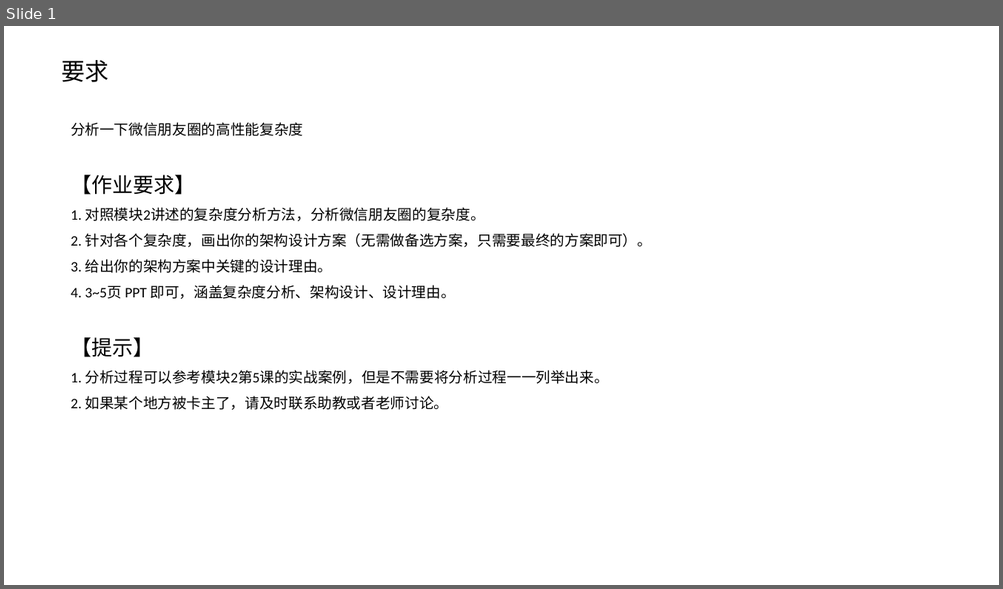
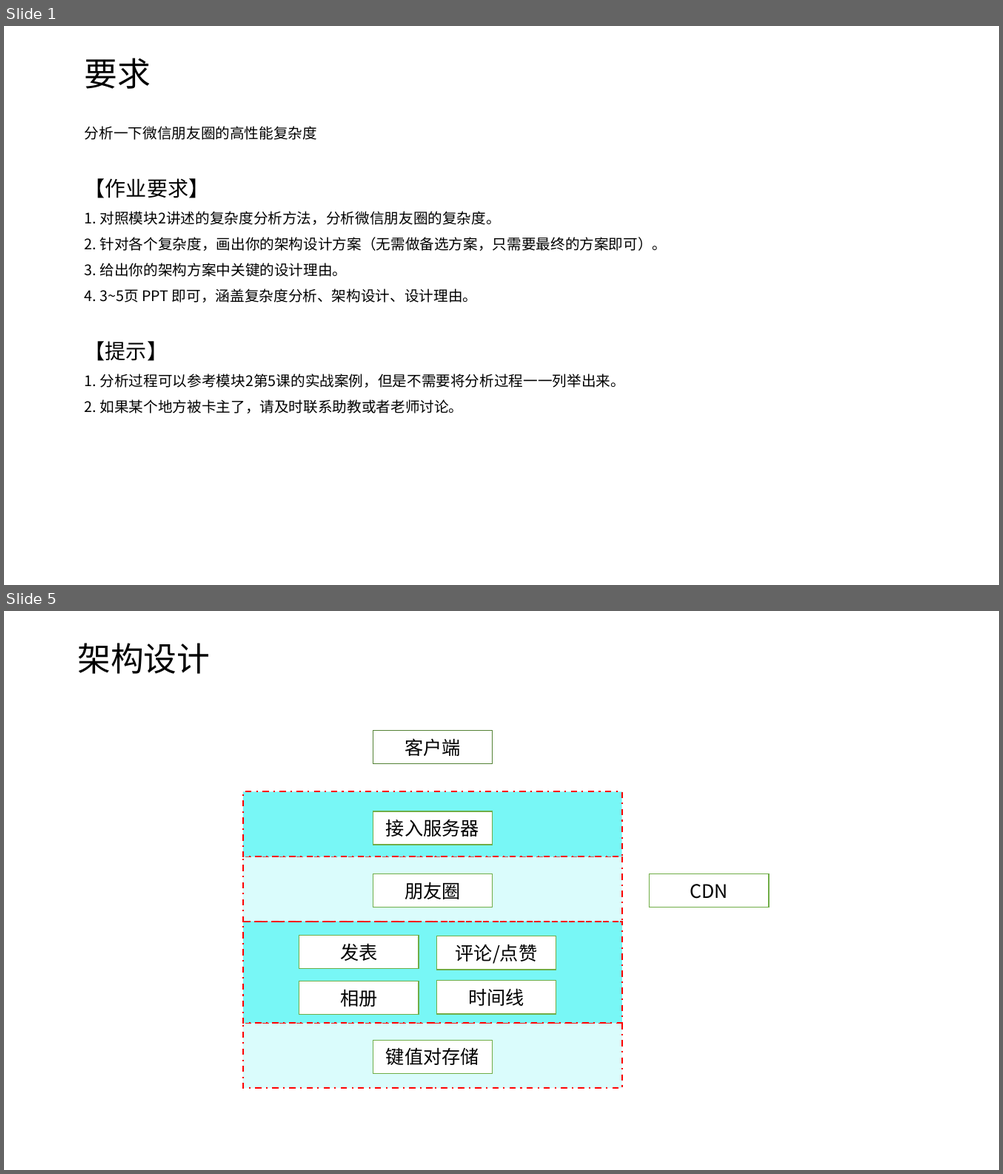
Before and after one commit to snowwolf-lw/learn-architecture, a slide deck: 模块二作业/微信朋友圈复杂度.pptx. Shown one above the other, each under a label of ours: slide 1 before the commit, slides 1 and 5 after it; the slides between them are not shown. The pictures are 1003x589 and 1003x1174 pixels, drawn with LibreOffice and Linux fonts; fonts in the diff are those of the drawing. Boxes give left, top, right and bottom in pixels: in the first picture for what was removed or moved away, otherwise in the second. Text is boxed around its words. In the diff, an @@ line names an element or a change of style, - is before the commit and + after.

Commit message:
交作业

```diff
--- a/模块二作业/微信朋友圈复杂度.pptx
+++ b/模块二作业/微信朋友圈复杂度.pptx
@@ slide 5 added at (x1=4, y1=611, x2=999, y2=1170), background #FFFFFF @@
@@ subtitle added at (x1=77, y1=643, x2=210, y2=674), 32 pt, text #000000 @@
+架构设计
@@ rectangle added at (x1=373, y1=730, x2=492, y2=764), fill #FFFFFF, outline #548235 1 pt, 18 pt, text #000000 @@
+客户端
@@ rectangle added at (x1=243, y1=792, x2=622, y2=857), fill #78F7F6, outline #FF0000 1.5 pt dashed @@
@@ rectangle added at (x1=373, y1=812, x2=492, y2=846), fill #FFFFFF, outline #70AD47 1 pt, 18 pt, text #000000 @@
+接入服务器
@@ rectangle added at (x1=243, y1=857, x2=622, y2=921), fill #78F7F6 at 27% opacity, outline #FF0000 1.5 pt dashed @@
@@ rectangle added at (x1=373, y1=874, x2=492, y2=908), fill #FFFFFF, outline #70AD47 1 pt, 18 pt, text #000000 @@
+朋友圈
@@ rectangle added at (x1=649, y1=874, x2=768, y2=908), fill #FFFFFF, outline #70AD47 1 pt, 18 pt, text #000000 @@
+CDN
@@ rectangle added at (x1=244, y1=921, x2=623, y2=1023), fill #78F7F6, outline #FF0000 1.5 pt dashed @@
@@ rectangle added at (x1=299, y1=936, x2=418, y2=969), fill #FFFFFF, outline #70AD47 1 pt, 18 pt, text #000000 @@
+发表
@@ rectangle added at (x1=437, y1=937, x2=556, y2=970), fill #FFFFFF, outline #70AD47 1 pt, 18 pt, text #000000 @@
+评论/点赞
@@ rectangle added at (x1=299, y1=982, x2=418, y2=1015), fill #FFFFFF, outline #70AD47 1 pt, 18 pt, text #000000 @@
+相册
@@ rectangle added at (x1=437, y1=981, x2=556, y2=1014), fill #FFFFFF, outline #70AD47 1 pt, 18 pt, text #000000 @@
+时间线
@@ rectangle added at (x1=243, y1=1024, x2=622, y2=1088), fill #78F7F6 at 27% opacity, outline #FF0000 1.5 pt dashed @@
@@ rectangle added at (x1=373, y1=1041, x2=492, y2=1074), fill #FFFFFF, outline #70AD47 1 pt, 18 pt, text #000000 @@
+键值对存储
@@ slide 1 changed as well @@
@@ subtitle "要求" moved from (x1=61, y1=60, x2=108, y2=82) to (x1=85, y1=58, x2=151, y2=89) @@
@@ subtitle "要求" at (x1=85, y1=58, x2=151, y2=89): size 23 to 32 pt, font Calibri to Noto Sans CJK SC @@
@@ text "分析一下微信朋友圈的高性能复杂度" moved from (x1=71, y1=122, x2=652, y2=410) to (x1=85, y1=126, x2=667, y2=414) @@
@@ text "分析一下微信朋友圈的高性能复杂度" at (x1=85, y1=126, x2=667, y2=414): font Calibri to Noto Sans CJK SC @@
```
Also in this commit, not shown: 2 other slides changed, 2 other slides added, 4 slides removed.
